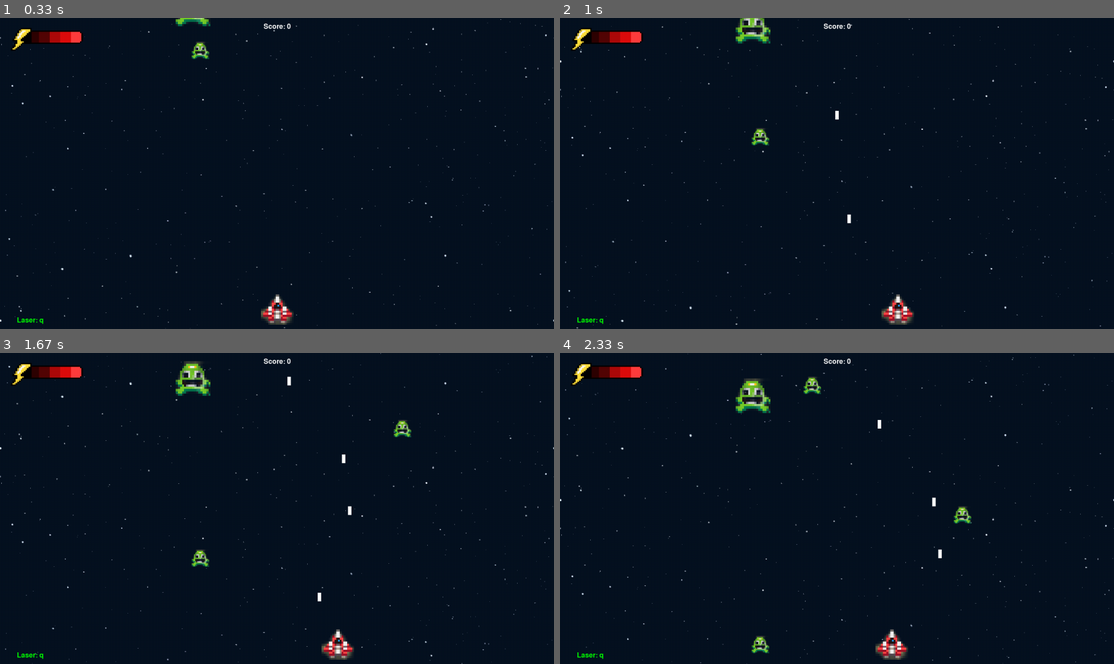
Above: before the commit, frames 1-4 (two rows, left to right).
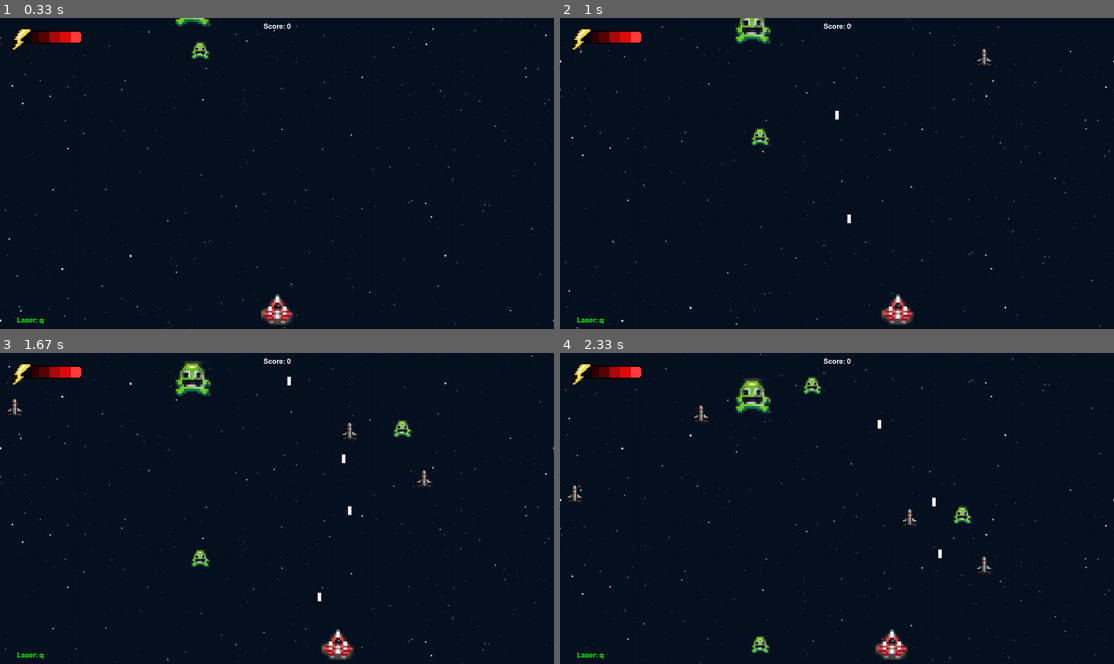
Above: after the commit, the same moments.

Repository: CatChow0/projet_python
Game: pygame game, started from main.py
Same seed, same stepped clock (60 frames per second), same inputs: the game is played once before the commit and once after it.
Inputs:
- Up to frame 1 (0.33 s): no input
- Up to frame 2 (1 s): tap Space at 0.33, 0.73 s; hold Right from 0.67 s (still down)
- Up to frame 3 (1.67 s): tap Space at 1.03, 1.23, 1.57 s; release Right at 1.13 s; hold Up 1.17-1.47 s; hold Right from 1.5 s (still down)
- Up to frame 4 (2.33 s): tap Space at 1.87, 2.07 s; release Right at 1.97 s; hold Left from 2 s (still down)

Frame 1 is identical in both runs. In frame 2, less than 0.1% of the frame differs, in the area x 75-78%, y 9-16%; in frame 3, 0.2%; in frame 4, 0.3%, in the area x 1-78%, y 16-71%.

Commit message:
n°7 RocketBonus

Diff:
--- a/main.py
+++ b/main.py
@@ -35,8 +35,9 @@
 life_bar_imageShield = pygame.image.load("assets/LifeBarShield.png").convert_alpha()
 life_bar_imageFull = life_bar_image
 
-# Load the life bonus sprite
+# Load the bonus sprite
 life_bonus_image = pygame.image.load("assets/LifeBonus.png").convert_alpha()
+rocket_bonus_image = pygame.image.load("assets/RocketBonus.png").convert_alpha()
 
 # Set up the background
 bg_y = 0
@@ -92,6 +93,14 @@
 life_bonus_speed = 5
 life_bonus_spawn_rate = random.randint(600,1200)
 life_bonus_spawn_counter = 0
+
+# Set up the Rocket Bonus
+rocket_bonus_size = (40,40)
+rocket_bonus_image = pygame.transform.scale(rocket_bonus_image, rocket_bonus_size)
+rocket_bonus_list = []
+rocket_bonus_speed = 5
+rocket_bonus_spawn_rate = random.randint(10,60)
+rocket_bonus_spawn_counter = 0
 
 # Set up the score
 best_score = 0
@@ -216,6 +225,10 @@
     for life_bonus_rect in life_bonus_list:
         life_bonus_rect.move_ip(0,life_bonus_speed)
 
+    # Move the rocket bonus
+    for rocket_bonus_rect in rocket_bonus_list:
+        rocket_bonus_rect.move_ip(0,rocket_bonus_speed)
+
     # Spawn new enemies
     enemy_spawn_counter += 1
     if enemy_spawn_counter >= enemy_spawn_rate:
@@ -240,10 +253,23 @@
     if life_bonus_spawn_counter >= life_bonus_spawn_rate:
 
         life_bonus_rect = life_bonus_image.get_rect()
-        life_bonus_rect.centerx = random.randint(10, (width -10))
+        life_bonus_rect.centerx = random.randint(10, (width - 10))
         life_bonus_rect.top = -life_bonus_rect.height
         life_bonus_list.append(life_bonus_rect)
+        life_bonus_spawn_rate = random.randint(600,1200)
         life_bonus_spawn_counter = 0
+
+    # Spawn rocket bonus
+    rocket_bonus_spawn_counter += 1
+    if rocket_bonus_spawn_counter >= rocket_bonus_spawn_rate:
+
+        rocket_bonus_rect = rocket_bonus_image.get_rect()
+        rocket_bonus_rect.centerx = random.randint(10, (width- 10))
+        rocket_bonus_rect.top = -rocket_bonus_rect.height
+        rocket_bonus_list.append(rocket_bonus_rect)
+        rocket_bonus_spawn_rate = random.randint(0,60)
+        rocket_bonus_spawn_counter = 0
+
 
     score = score + truc(enemy_rect,enemy_list)
     score = score + truc(enemy_alt_rect,enemy_alt_list)
@@ -300,6 +326,10 @@
     for life_bonus_rect in life_bonus_list:
         screen.blit(life_bonus_image, life_bonus_rect)
 
+    # Render Rocket Bonus
+    for rocket_bonus_rect in rocket_bonus_list:
+        screen.blit(rocket_bonus_image, rocket_bonus_rect)
+
     # Draw score
     score_text = font.render("Score: " + str(score), True, (255, 255, 255))
     score_rect = score_text.get_rect(center=(width/2,20))
Binary file added: assets/RocketBonus.png
